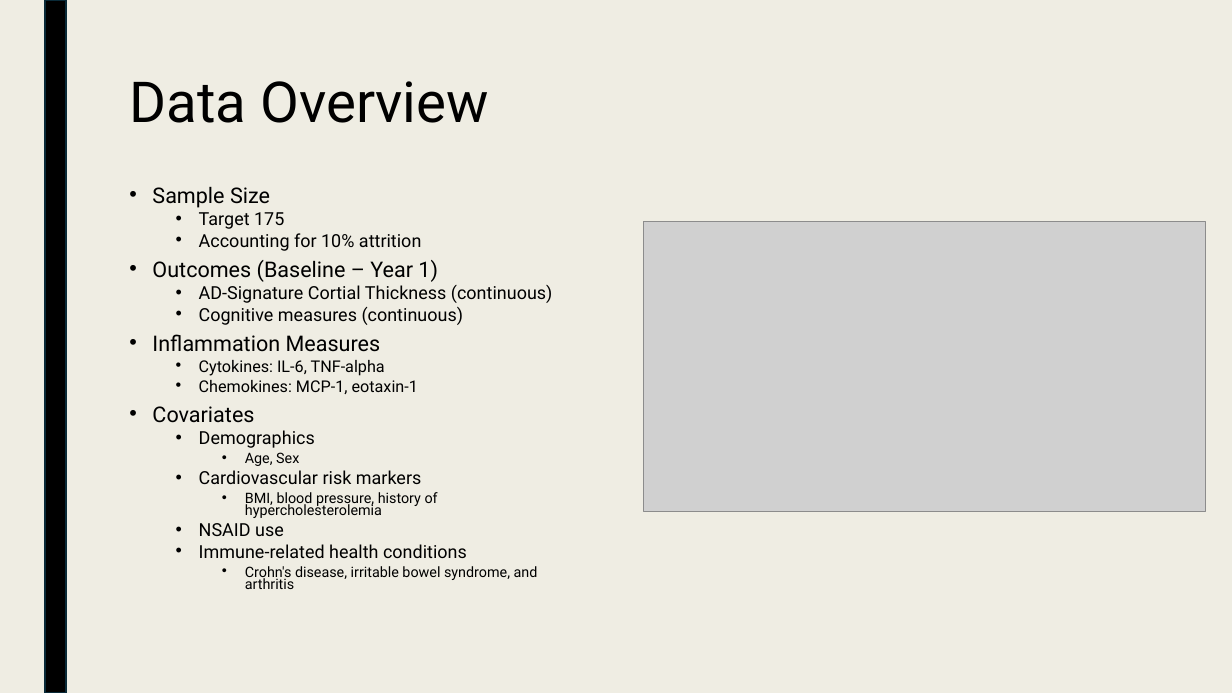
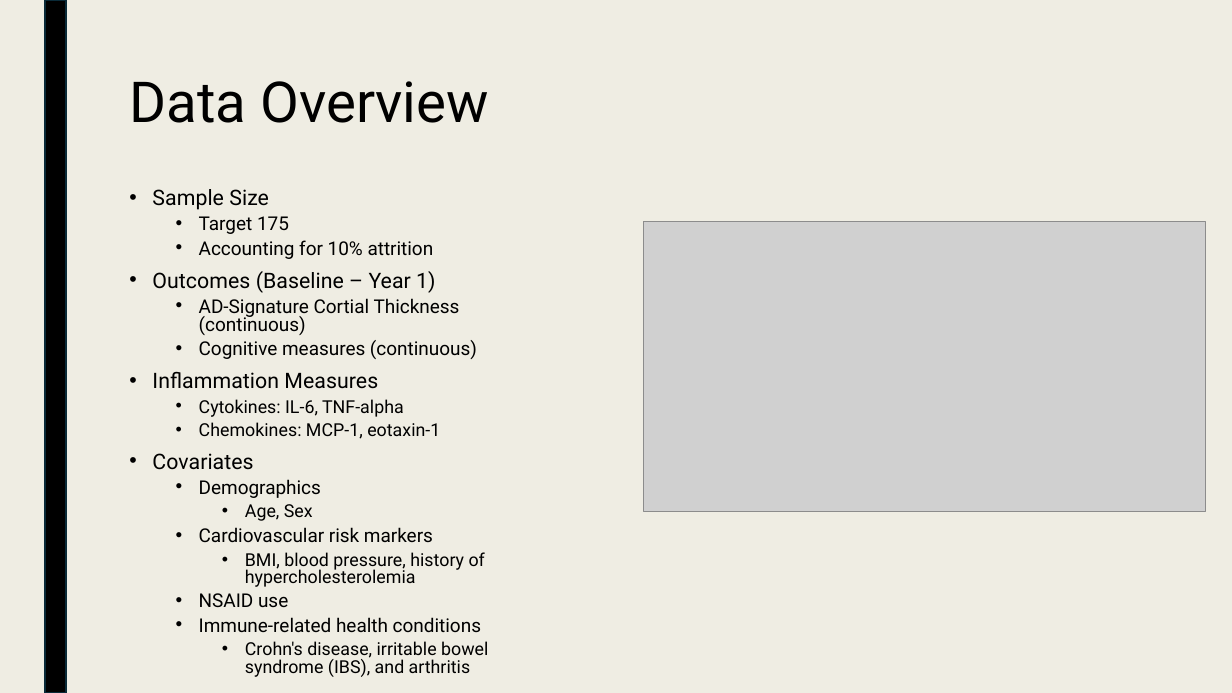
Before and after one commit to nageljo/BIOS6624, a slide deck: slide 3 of Project2/Reports/Nagel_Project2_Presentation.pptx. Drawn at 1232x693 pixels with LibreOffice and Linux fonts; fonts in the diff are those of the drawing; grey boxes stand for pictures. Boxes give left, top, right and bottom in pixels: in the first picture for what was removed or moved away, otherwise in the second. Text is boxed around its words. In the diff, an @@ line names an element or a change of style, - is before the commit and + after.

```diff
--- a/Project2/Reports/Nagel_Project2_Presentation.pptx
+++ b/Project2/Reports/Nagel_Project2_Presentation.pptx
@@ text at [152, 189, 485, 632]: size 16.8 to 16.6 pt in "Sample Size", "Outcomes (Baseline – Year 1)", "Inflammation Measures", "Covariates"; size 14 to 14.8 pt in "Target 175", "Accounting for 10% attrition", "AD-Signature Cortial Thickness (continuous)", "Cognitive measures (continuous)" and 4 more places; size 12.6 to 13.9 pt in "Cytokines: IL-6, TNF-alpha", "Chemokines: MCP-1, eotaxin-1"; size 11.2 to 13.9 pt in "Age, Sex", "BMI, blood pressure, history of hypercholesterolemia"; line spacing 0.7 to 0.8 @@
@@ text at [245, 641, 488, 677]: text changed; size 11.2 to 13.9 pt @@
-    • Crohn's disease, irritable bowel syndrome, and arthritis
+    • Crohn's disease, irritable bowel syndrome (IBS), and arthritis
```
Also in this commit, not shown: 2 other slides changed, 1 slide added, 3 slides removed, 5 other files.
